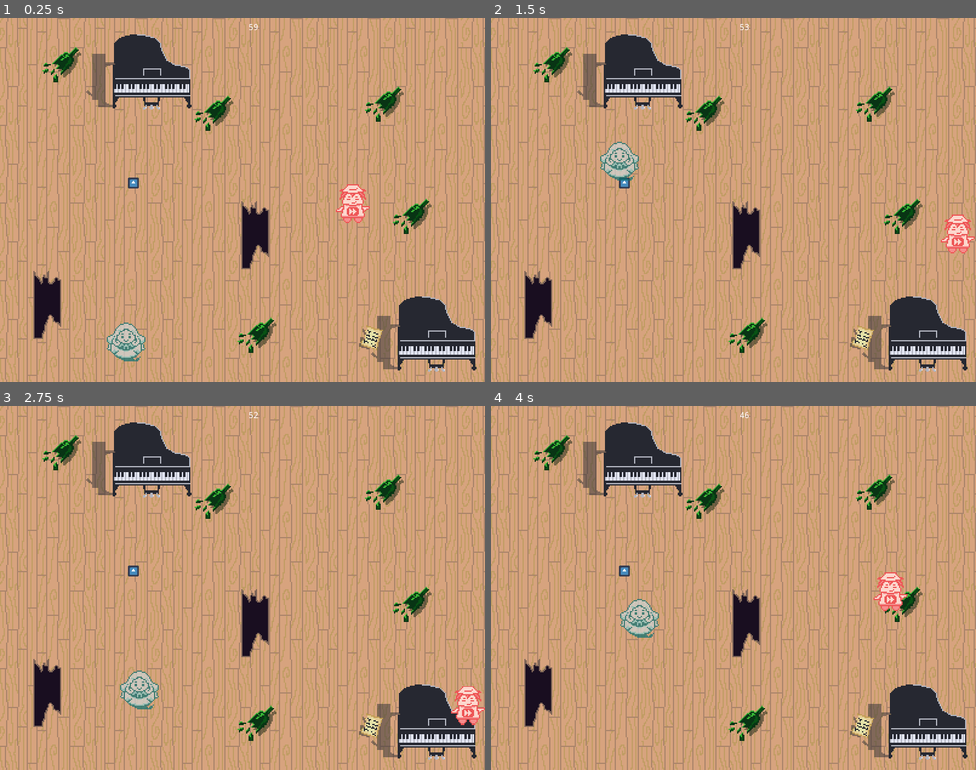
Above: before the commit, frames 1-4 (two rows, left to right).
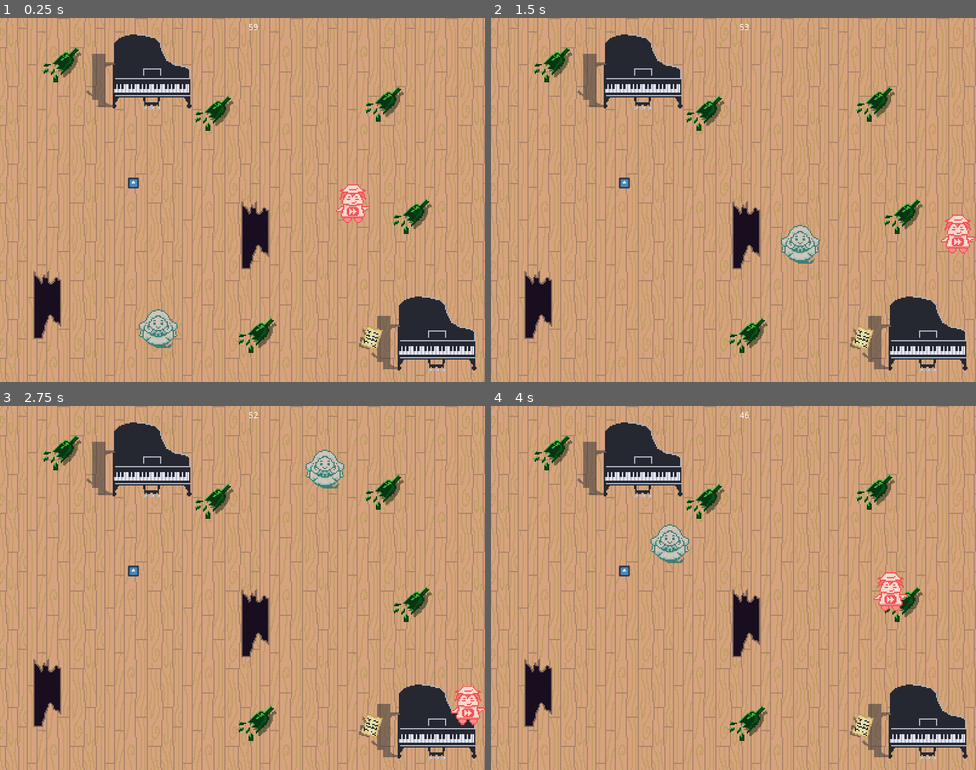
Above: after the commit, the same moments.

Repository: FrenCompany/GGJ2022
Game: Godot game, scene res://Scenes/Nivel.tscn
The game is run twice, just before and just after one commit, with the same random seed, the same clock (stepped at 60 frames per second) and the same inputs. The engine's default icon, where the game draws it, is replaced by a stand-in: a white triangle on a blue panel in a dark square.
Inputs (mouse positions are in pixels of both pictures, inside the frame that each line leads up to):
- Up to frame 1 (0.25 s): no input
- Up to frame 2 (1.5 s): move the mouse to (840, 181) at 0.52 s; hold Right (ui_right) 0.53-1.28 s; move the mouse to (636, 218) at 1.27 s; hold Down (ui_down) from 1.28 s (still down)
- Up to frame 3 (2.75 s): move the mouse to (291, 507) at 2.02 s; release Down (ui_down) at 2.03 s; hold Right (ui_right) from 2.03 s (still down)
- Up to frame 4 (4 s): move the mouse to (709, 660) at 2.77 s; release Right (ui_right) at 2.78 s; hold Up (ui_up) 2.78-3.53 s; move the mouse to (879, 642) at 3.52 s; hold Left (ui_left) from 3.53 s (still down)

The runs differ from the first frame. In frame 1, 1.2% of the frame differs, in the area x 22-37%, y 80-95%; in frame 2, 1.2%, in the area x 22-68%, y 34-68%; in frame 3, 1.2%; in frame 4, 1.2%.

Commit message:
direccion del fantasma se setea al inicio

Diff:
--- a/GGJ2022/Scenes/Nivel.tscn
+++ b/GGJ2022/Scenes/Nivel.tscn
@@ -67,6 +67,7 @@
 
 [node name="Fantasma" parent="EntityLayer" instance=ExtResource( 3 )]
 position = Vector2( 208, 460 )
+dir = Vector2( 1, 1 )
 
 [node name="BordesNivel" type="StaticBody2D" parent="EntityLayer"]
 collision_layer = 3
--- a/GGJ2022/Scripts/Fantasma.gd
+++ b/GGJ2022/Scripts/Fantasma.gd
@@ -1,12 +1,12 @@
 extends KinematicBody2D
 
-export var dir = Vector2(0,0)
+export var dir = Vector2(1,0)
 export var vel_max = 150
 
 # Called when the node enters the scene tree for the first time.
 func _ready():
 	randomize()
-	dir = Vector2(randi()%3-1,randi()%3-1).normalized() * vel_max
+	dir = dir.normalized() * vel_max
 	if dir == Vector2(0,0):
 		dir = Vector2(0, vel_max)
 
